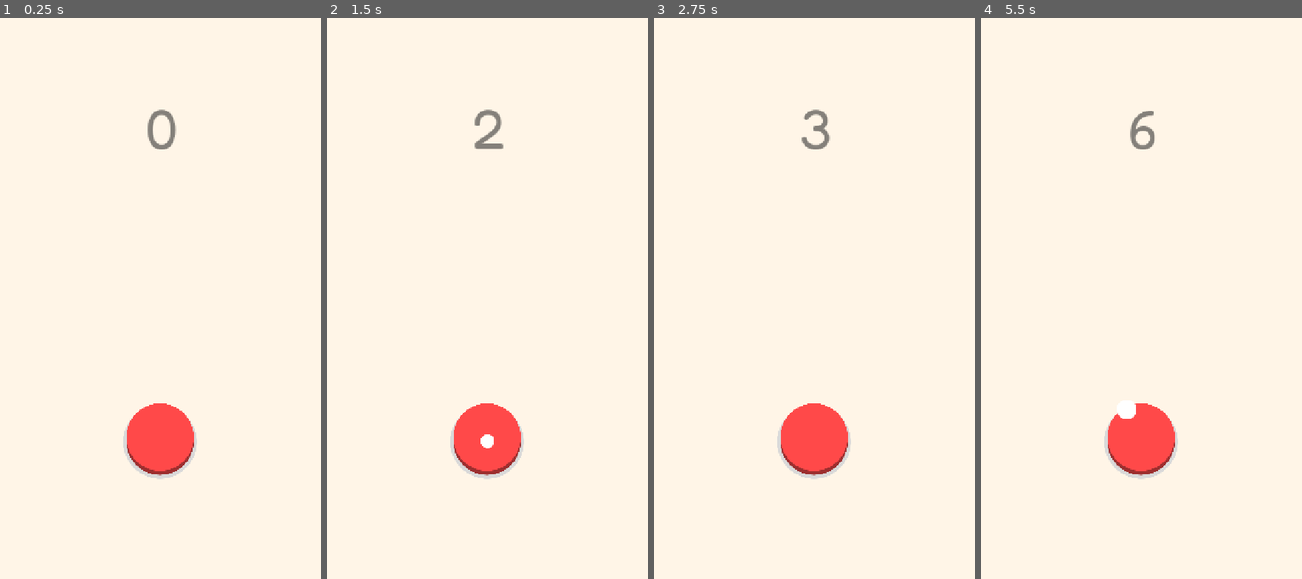
Above: before the commit, frames 1-4 (left to right).
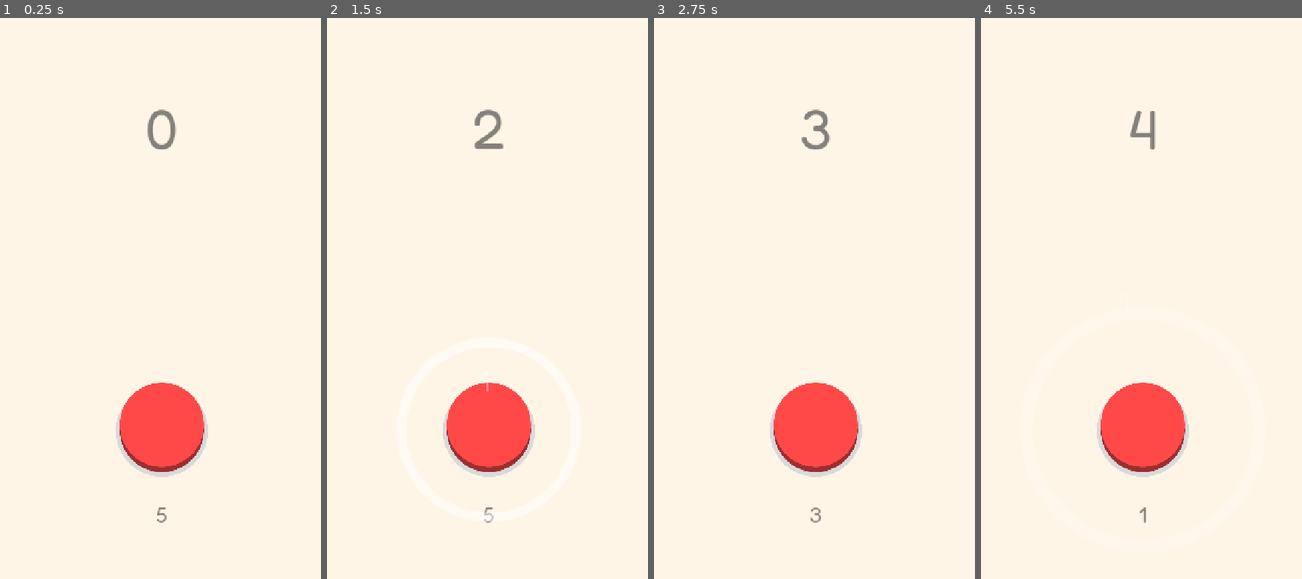
Above: after the commit, the same moments.

Repository: christianstrang/button-clicker
Game: Godot game, scene res://Scenes/Main.tscn
The game is run twice, just before and just after one commit, with the same random seed, the same clock (stepped at 60 frames per second) and the same inputs.
Inputs (mouse positions are in pixels of both pictures, inside the frame that each line leads up to):
- Up to frame 1 (0.25 s): no input
- Up to frame 2 (1.5 s): click (487, 438) at 0.52 s; click (487, 438) at 1.27 s
- Up to frame 3 (2.75 s): click (814, 438) at 2.02 s
- Up to frame 4 (5.5 s): move the mouse to (1215, 259) at 2.77 s; click (1215, 259) at 2.92 s; tap Enter at 3.5 s; move the mouse to (1077, 320) at 3.52 s; click (1077, 320) at 3.67 s; tap Space at 4.25 s; move the mouse to (1176, 163) at 4.27 s; click (1176, 163) at 4.42 s; move the mouse to (1125, 410) at 5.02 s; click (1125, 410) at 5.17 s

The runs differ from the first frame. In frame 1, 1.8% of the frame differs, in the area x 36-65%, y 65-90%; in frame 2, 1.9%; in frame 3, 1.8%; in frame 4, 2.2%, in the area x 36-65%, y 16-90%.

Commit message:
core game loop

Diff:
--- /dev/null
+++ b/Scenes/Button.tscn
@@ -0,0 +1,27 @@
+[gd_scene load_steps=6 format=3 uid="uid://d2a31vgtljoy2"]
+
+[ext_resource type="Script" uid="uid://dwo3rerpp7j0i" path="res://Scripts/Button.gd" id="1_0kpiu"]
+[ext_resource type="Texture2D" uid="uid://c7nclbh3pa3k1" path="res://Assets/GFX/Button.png" id="1_1cmwl"]
+[ext_resource type="Texture2D" uid="uid://btgtjp4t0rdfg" path="res://Assets/GFX/Button Pressed.png" id="3_smycg"]
+[ext_resource type="AudioStream" uid="uid://i7kdjy2bw35r" path="res://Assets/SFX/Click.mp3" id="4_iju5o"]
+
+[sub_resource type="CircleShape2D" id="CircleShape2D_1cmwl"]
+radius = 192.003
+
+[node name="Node2D" type="Node2D"]
+script = ExtResource("1_0kpiu")
+normal_texture = ExtResource("1_1cmwl")
+pressed_texture = ExtResource("3_smycg")
+
+[node name="Area2D" type="Area2D" parent="."]
+
+[node name="CollisionShape2D" type="CollisionShape2D" parent="Area2D"]
+shape = SubResource("CircleShape2D_1cmwl")
+
+[node name="Sprite2D" type="Sprite2D" parent="Area2D"]
+texture = ExtResource("1_1cmwl")
+
+[node name="ClickSound" type="AudioStreamPlayer" parent="."]
+stream = ExtResource("4_iju5o")
+
+[connection signal="input_event" from="Area2D" to="." method="_on_area_2d_input_event"]
--- /dev/null
+++ b/Scenes/Juice/NumberEffect.tscn
@@ -0,0 +1,88 @@
+[gd_scene load_steps=5 format=3 uid="uid://2fiitdwpxgh2"]
+
+[ext_resource type="FontFile" uid="uid://drlhlcvwjfxy0" path="res://Assets/Fonts/Fredoka-VariableFont_wdth,wght.ttf" id="1_xsnog"]
+
+[sub_resource type="Animation" id="Animation_f5wsp"]
+length = 0.3
+tracks/0/type = "value"
+tracks/0/imported = false
+tracks/0/enabled = true
+tracks/0/path = NodePath(".:position")
+tracks/0/interp = 1
+tracks/0/loop_wrap = true
+tracks/0/keys = {
+"times": PackedFloat32Array(0, 0.3),
+"transitions": PackedFloat32Array(1, 1),
+"update": 0,
+"values": [Vector2(0, 0), Vector2(0, -300)]
+}
+tracks/1/type = "value"
+tracks/1/imported = false
+tracks/1/enabled = true
+tracks/1/path = NodePath(".:modulate")
+tracks/1/interp = 1
+tracks/1/loop_wrap = true
+tracks/1/keys = {
+"times": PackedFloat32Array(0, 0.3),
+"transitions": PackedFloat32Array(1, 1),
+"update": 0,
+"values": [Color(1, 1, 1, 1), Color(1, 1, 1, 0)]
+}
+
+[sub_resource type="Animation" id="Animation_401d8"]
+resource_name = "fade_out"
+length = 0.3
+tracks/0/type = "value"
+tracks/0/imported = false
+tracks/0/enabled = true
+tracks/0/path = NodePath(".:scale")
+tracks/0/interp = 1
+tracks/0/loop_wrap = true
+tracks/0/keys = {
+"times": PackedFloat32Array(0, 0.3),
+"transitions": PackedFloat32Array(1, 1),
+"update": 0,
+"values": [Vector2(1, 1), Vector2(3, 3)]
+}
+tracks/1/type = "value"
+tracks/1/imported = false
+tracks/1/enabled = true
+tracks/1/path = NodePath(".:modulate")
+tracks/1/interp = 1
+tracks/1/loop_wrap = true
+tracks/1/keys = {
+"times": PackedFloat32Array(0, 0.3),
+"transitions": PackedFloat32Array(1, 1),
+"update": 0,
+"values": [Color(1, 1, 1, 1), Color(1, 1, 1, 0)]
+}
+
+[sub_resource type="AnimationLibrary" id="AnimationLibrary_d7s5f"]
+_data = {
+&"RESET": SubResource("Animation_f5wsp"),
+&"fade_out": SubResource("Animation_401d8")
+}
+
+[node name="Node2D" type="Node2D"]
+
+[node name="NumberUp" type="Label" parent="."]
+anchors_preset = 8
+anchor_left = 0.5
+anchor_top = 0.5
+anchor_right = 0.5
+anchor_bottom = 0.5
+offset_left = -18.0
+offset_top = -39.5
+offset_right = 18.0
+offset_bottom = 39.5
+grow_horizontal = 2
+grow_vertical = 2
+theme_override_fonts/font = ExtResource("1_xsnog")
+theme_override_font_sizes/font_size = 64
+text = "1"
+
+[node name="AnimationPlayer" type="AnimationPlayer" parent="NumberUp"]
+libraries = {
+&"": SubResource("AnimationLibrary_d7s5f")
+}
+autoplay = "RESET"
--- /dev/null
+++ b/Scenes/Juice/RingEffect.tscn
@@ -0,0 +1,75 @@
+[gd_scene load_steps=6 format=3 uid="uid://icb6lljuxur1"]
+
+[ext_resource type="Texture2D" uid="uid://dr5t5ksovbdq2" path="res://Assets/GFX/button ring.png" id="1_401d8"]
+[ext_resource type="Script" uid="uid://dh42kaoo4ymve" path="res://Scripts/Juice/QueueFreeScene.gd" id="2_f5wsp"]
+
+[sub_resource type="Animation" id="Animation_f5wsp"]
+length = 0.001
+tracks/0/type = "value"
+tracks/0/imported = false
+tracks/0/enabled = true
+tracks/0/path = NodePath(".:scale")
+tracks/0/interp = 1
+tracks/0/loop_wrap = true
+tracks/0/keys = {
+"times": PackedFloat32Array(0),
+"transitions": PackedFloat32Array(1),
+"update": 0,
+"values": [Vector2(1, 1)]
+}
+tracks/1/type = "value"
+tracks/1/imported = false
+tracks/1/enabled = true
+tracks/1/path = NodePath(".:modulate")
+tracks/1/interp = 1
+tracks/1/loop_wrap = true
+tracks/1/keys = {
+"times": PackedFloat32Array(0),
+"transitions": PackedFloat32Array(1),
+"update": 0,
+"values": [Color(1, 1, 1, 1)]
+}
+
+[sub_resource type="Animation" id="Animation_401d8"]
+resource_name = "fade_out"
+length = 0.3
+tracks/0/type = "value"
+tracks/0/imported = false
+tracks/0/enabled = true
+tracks/0/path = NodePath(".:scale")
+tracks/0/interp = 1
+tracks/0/loop_wrap = true
+tracks/0/keys = {
+"times": PackedFloat32Array(0, 0.3),
+"transitions": PackedFloat32Array(1, 1),
+"update": 0,
+"values": [Vector2(1, 1), Vector2(3, 3)]
+}
+tracks/1/type = "value"
+tracks/1/imported = false
+tracks/1/enabled = true
+tracks/1/path = NodePath(".:modulate")
+tracks/1/interp = 1
+tracks/1/loop_wrap = true
+tracks/1/keys = {
+"times": PackedFloat32Array(0, 0.3),
+"transitions": PackedFloat32Array(1, 1),
+"update": 0,
+"values": [Color(1, 1, 1, 1), Color(1, 1, 1, 0)]
+}
+
+[sub_resource type="AnimationLibrary" id="AnimationLibrary_d7s5f"]
+_data = {
+&"RESET": SubResource("Animation_f5wsp"),
+&"fade_out": SubResource("Animation_401d8")
+}
+
+[node name="Ring" type="Sprite2D"]
+texture = ExtResource("1_401d8")
+script = ExtResource("2_f5wsp")
+
+[node name="AnimationPlayer" type="AnimationPlayer" parent="."]
+libraries = {
+&"": SubResource("AnimationLibrary_d7s5f")
+}
+autoplay = "fade_out"
--- a/Scenes/Main.tscn
+++ b/Scenes/Main.tscn
@@ -1,13 +1,10 @@
-[gd_scene load_steps=12 format=3 uid="uid://b30hi7wfctvku"]
+[gd_scene load_steps=7 format=3 uid="uid://b30hi7wfctvku"]
 
 [ext_resource type="FontFile" uid="uid://drlhlcvwjfxy0" path="res://Assets/Fonts/Fredoka-VariableFont_wdth,wght.ttf" id="1_r150o"]
 [ext_resource type="Script" uid="uid://bc2iucegb51jx" path="res://Scripts/GameManager.gd" id="1_v1gob"]
-[ext_resource type="Texture2D" uid="uid://c7nclbh3pa3k1" path="res://Assets/GFX/Button.png" id="2_idj7w"]
 [ext_resource type="Script" uid="uid://b00ybvyc7e30l" path="res://Scripts/ScoreDisplay.gd" id="3_jw32o"]
-[ext_resource type="Texture2D" uid="uid://btgtjp4t0rdfg" path="res://Assets/GFX/Button Pressed.png" id="3_kln2b"]
-[ext_resource type="Script" uid="uid://cvyb5l7wfivgk" path="res://Scripts/Button.gd" id="6_50glp"]
-[ext_resource type="AudioStream" uid="uid://i7kdjy2bw35r" path="res://Assets/SFX/Click.mp3" id="7_jw32o"]
-[ext_resource type="Texture2D" uid="uid://ckoqi8pib2hk2" path="res://Assets/GFX/particle circle white.png" id="8_50glp"]
+[ext_resource type="Script" uid="uid://d1r5frbsl1ht4" path="res://Scripts/CountdownTimer.gd" id="4_pbw6q"]
+[ext_resource type="PackedScene" uid="uid://d2a31vgtljoy2" path="res://Scenes/Button.tscn" id="4_rgh2o"]
 
 [sub_resource type="FontVariation" id="FontVariation_idj7w"]
 base_font = ExtResource("1_r150o")
@@ -16,22 +13,13 @@
 2003265652: 400
 }
 
-[sub_resource type="Curve" id="Curve_50glp"]
-_data = [Vector2(0, 0.0088985), 0.0, 0.0, 0, 0, Vector2(0.412429, 1), 2.15823, 0.0, 0, 0]
-point_count = 2
-
-[sub_resource type="Gradient" id="Gradient_50glp"]
-colors = PackedColorArray(1, 1, 1, 1, 1, 1, 1, 0)
-
-[node name="UI" type="CanvasLayer"]
+[node name="Game" type="Node2D"]
 script = ExtResource("1_v1gob")
 
-[node name="Background" type="ColorRect" parent="."]
-anchors_preset = 15
-anchor_right = 1.0
-anchor_bottom = 1.0
-grow_horizontal = 2
-grow_vertical = 2
+[node name="ColorRect" type="ColorRect" parent="."]
+offset_right = 722.0
+offset_bottom = 1282.0
+mouse_filter = 2
 color = Color(1, 0.960784, 0.905882, 1)
 
 [node name="Score" type="Label" parent="."]
@@ -46,36 +34,18 @@
 horizontal_alignment = 1
 script = ExtResource("3_jw32o")
 
-[node name="Button" type="TextureButton" parent="."]
-custom_minimum_size = Vector2(400, 408)
-offset_left = 276.0
-offset_top = 883.0
-offset_right = 676.0
-offset_bottom = 1291.0
-scale = Vector2(0.4, 0.4)
-size_flags_horizontal = 4
-texture_normal = ExtResource("2_idj7w")
-texture_pressed = ExtResource("3_kln2b")
-script = ExtResource("6_50glp")
+[node name="Timer" type="Label" parent="."]
+offset_left = 20.0
+offset_top = 1093.0
+offset_right = 700.0
+offset_bottom = 1239.0
+theme_override_colors/font_color = Color(0.517647, 0.501961, 0.478431, 1)
+theme_override_fonts/font = SubResource("FontVariation_idj7w")
+theme_override_font_sizes/font_size = 48
+text = "5"
+horizontal_alignment = 1
+script = ExtResource("4_pbw6q")
 
-[node name="ClickSound" type="AudioStreamPlayer" parent="Button"]
-stream = ExtResource("7_jw32o")
-
-[node name="CPUParticles2D" type="CPUParticles2D" parent="Button"]
-position = Vector2(199, 192)
-emitting = false
-amount = 10
-texture = ExtResource("8_50glp")
-lifetime = 0.5
-one_shot = true
-explosiveness = 1.0
-local_coords = true
-direction = Vector2(0, 0)
-spread = 0.0
-gravity = Vector2(0, 0)
-scale_amount_min = 3.0
-scale_amount_max = 3.0
-scale_amount_curve = SubResource("Curve_50glp")
-color_ramp = SubResource("Gradient_50glp")
-
-[connection signal="pressed" from="Button" to="Button" method="_on_pressed"]
+[node name="Button" parent="." instance=ExtResource("4_rgh2o")]
+position = Vector2(360, 940)
+scale = Vector2(0.5, 0.5)
--- a/Scenes/NodeScene.tscn
+++ /dev/null
@@ -1,14 +0,0 @@
-[gd_scene load_steps=3 format=3 uid="uid://d2ya623ebns0v"]
-
-[sub_resource type="Gradient" id="Gradient_7dm0k"]
-colors = PackedColorArray(1, 0.960784, 0.905882, 1, 1, 0.960784, 0.905882, 1)
-
-[sub_resource type="GradientTexture2D" id="GradientTexture2D_ig7tw"]
-gradient = SubResource("Gradient_7dm0k")
-
-[node name="Node2D" type="Node2D"]
-
-[node name="Background" type="Sprite2D" parent="."]
-position = Vector2(362, 642.5)
-scale = Vector2(11.25, 19.9844)
-texture = SubResource("GradientTexture2D_ig7tw")
--- /dev/null
+++ b/Scenes/Shop.tscn
@@ -0,0 +1,123 @@
+[gd_scene load_steps=6 format=3 uid="uid://d1q8awpc7ga83"]
+
+[ext_resource type="PackedScene" uid="uid://b7mlbbcj65xxh" path="res://Scenes/Upgrade.tscn" id="1_iidq5"]
+[ext_resource type="Script" uid="uid://bpp604ihpkt8l" path="res://Scripts/Shop.gd" id="1_lagin"]
+[ext_resource type="FontFile" uid="uid://drlhlcvwjfxy0" path="res://Assets/Fonts/Fredoka-VariableFont_wdth,wght.ttf" id="2_e5ji4"]
+
+[sub_resource type="FontVariation" id="FontVariation_idj7w"]
+base_font = ExtResource("2_e5ji4")
+variation_opentype = {
+2003072104: 100,
+2003265652: 400
+}
+
+[sub_resource type="FontVariation" id="FontVariation_lagin"]
+base_font = ExtResource("2_e5ji4")
+variation_opentype = {
+2003072104: 100,
+2003265652: 400
+}
+
+[node name="Shop" type="Node2D"]
+script = ExtResource("1_lagin")
+
+[node name="ColorRect" type="ColorRect" parent="."]
+offset_right = 722.0
+offset_bottom = 1282.0
+mouse_filter = 2
+color = Color(1, 0.960784, 0.905882, 1)
+
+[node name="Shop" type="Label" parent="."]
+offset_left = 19.0
+offset_top = 41.0
+offset_right = 699.0
+offset_bottom = 120.0
+theme_override_colors/font_color = Color(0.517647, 0.501961, 0.478431, 1)
+theme_override_fonts/font = SubResource("FontVariation_idj7w")
+theme_override_font_sizes/font_size = 64
+text = "Shop"
+horizontal_alignment = 1
+
+[node name="CurrencyOLD" type="Label" parent="."]
+visible = false
+anchors_preset = 5
+anchor_left = 0.5
+anchor_right = 0.5
+offset_left = 18.0
+offset_top = 122.0
+offset_right = 698.0
+offset_bottom = 205.0
+grow_horizontal = 2
+size_flags_horizontal = 4
+theme_override_colors/font_color = Color(0.517647, 0.501961, 0.478431, 1)
+theme_override_fonts/font = SubResource("FontVariation_idj7w")
+theme_override_font_sizes/font_size = 48
+text = "0₡"
+horizontal_alignment = 1
+vertical_alignment = 1
+
+[node name="Currency" type="RichTextLabel" parent="."]
+anchors_preset = 5
+anchor_left = 0.5
+anchor_right = 0.5
+offset_left = 18.0
+offset_top = 122.0
+offset_right = 698.0
+offset_bottom = 205.0
+grow_horizontal = 2
+size_flags_horizontal = 4
+theme_override_colors/default_color = Color(0.517647, 0.501961, 0.478431, 1)
+theme_override_fonts/normal_font = SubResource("FontVariation_lagin")
+theme_override_font_sizes/normal_font_size = 64
+bbcode_enabled = true
+text = " 0[font_size=42]₡[/font_size]"
+horizontal_alignment = 1
+vertical_alignment = 1
+
+[node name="UI" type="Control" parent="."]
+layout_mode = 3
+anchors_preset = 0
+offset_right = 40.0
+offset_bottom = 40.0
+
+[node name="ScrollContainer" type="ScrollContainer" parent="UI"]
+layout_mode = 0
+offset_left = 23.0
+offset_top = 222.0
+offset_right = 695.0
+offset_bottom = 1147.0
+
+[node name="VBoxContainer" type="VBoxContainer" parent="UI/ScrollContainer"]
+layout_mode = 2
+size_flags_horizontal = 6
+size_flags_vertical = 3
+theme_override_constants/separation = 20
+
+[node name="Upgrade" parent="UI/ScrollContainer/VBoxContainer" instance=ExtResource("1_iidq5")]
+layout_mode = 2
+
+[node name="Stats" type="RichTextLabel" parent="."]
+anchors_preset = 5
+anchor_left = 0.5
+anchor_right = 0.5
+offset_left = 18.0
+offset_top = 1182.0
+offset_right = 698.0
+offset_bottom = 1265.0
+grow_horizontal = 2
+size_flags_horizontal = 4
+theme_override_colors/default_color = Color(0.517647, 0.501961, 0.478431, 1)
+theme_override_fonts/normal_font = SubResource("FontVariation_lagin")
+theme_override_font_sizes/normal_font_size = 18
+bbcode_enabled = true
+text = "Highscore: 0
+Lifetime: 0
+Raw Clicks: 0"
+vertical_alignment = 1
+
+[node name="Button" type="Button" parent="."]
+offset_left = 516.0
+offset_top = 60.0
+offset_right = 691.0
+offset_bottom = 125.0
+text = "One more Round"
--- /dev/null
+++ b/Scenes/Upgrade.tscn
@@ -0,0 +1,51 @@
+[gd_scene load_steps=6 format=3 uid="uid://b7mlbbcj65xxh"]
+
+[ext_resource type="Texture2D" uid="uid://dxq30yt608b4m" path="res://Assets/GFX/Upgrade.png" id="1_kr20n"]
+[ext_resource type="Script" uid="uid://ckbfsnhem540v" path="res://Scripts/Upgrade.gd" id="2_pt5ib"]
+[ext_resource type="Texture2D" uid="uid://dnrujlw5la4pn" path="res://Assets/GFX/Upgrade Pressed.png" id="3_q44um"]
+[ext_resource type="FontFile" uid="uid://drlhlcvwjfxy0" path="res://Assets/Fonts/Fredoka-VariableFont_wdth,wght.ttf" id="4_cj77a"]
+
+[sub_resource type="FontVariation" id="FontVariation_lagin"]
+base_font = ExtResource("4_cj77a")
+variation_opentype = {
+2003072104: 100,
+2003265652: 500
+}
+
+[node name="Upgrade" type="TextureRect"]
+texture = ExtResource("1_kr20n")
+stretch_mode = 2
+script = ExtResource("2_pt5ib")
+normal_texture = ExtResource("1_kr20n")
+pressed_texture = ExtResource("3_q44um")
+
+[node name="MarginContainer" type="MarginContainer" parent="."]
+layout_mode = 1
+anchors_preset = 15
+anchor_right = 1.0
+anchor_bottom = 1.0
+grow_horizontal = 2
+grow_vertical = 2
+theme_override_constants/margin_left = 20
+theme_override_constants/margin_top = 20
+theme_override_constants/margin_right = 20
+theme_override_constants/margin_bottom = 20
+
+[node name="VBoxContainer" type="VBoxContainer" parent="MarginContainer"]
+layout_mode = 2
+
+[node name="Name" type="Label" parent="MarginContainer/VBoxContainer"]
+layout_mode = 2
+theme_override_fonts/font = SubResource("FontVariation_lagin")
+theme_override_font_sizes/font_size = 24
+text = "Name"
+horizontal_alignment = 1
+
+[node name="Cost" type="Label" parent="MarginContainer/VBoxContainer"]
+layout_mode = 2
+theme_override_fonts/font = SubResource("FontVariation_lagin")
+theme_override_font_sizes/font_size = 24
+text = "Cost: 10"
+horizontal_alignment = 1
+
+[connection signal="gui_input" from="." to="." method="_on_gui_input"]
--- a/Scripts/Button.gd
+++ b/Scripts/Button.gd
@@ -1,13 +1,35 @@
-extends Node
+extends Node2D
+
+const RingEffect = preload("res://Scenes/Juice/RingEffect.tscn")
+const NumberEffect = preload("res://Scenes/Juice/NumberEffect.tscn")
+
+@export var normal_texture: Texture2D
+@export var pressed_texture: Texture2D
+@onready var sprite = $Area2D/Sprite2D
 
 @onready var click_sound: AudioStreamPlayer = $ClickSound
-@onready var cpu_particles_2d: CPUParticles2D = $CPUParticles2D
 
-func _on_pressed():
-	cpu_particles_2d.global_position = get_viewport().get_mouse_position()
-	cpu_particles_2d.restart()
-	cpu_particles_2d.emitting = true
+func _ready():
+	sprite.texture = normal_texture
 
+func _on_area_2d_input_event(viewport, event, shape_idx):
+	if event is InputEventMouseButton and event.button_index == MOUSE_BUTTON_LEFT:
+		if event.pressed:
+			sprite.texture = pressed_texture
+		else:
+			sprite.texture = normal_texture
+			if get_rect().has_point(to_local(event.position)):
+				_on_click(event)
+
+func _on_click(event):
+
+	var ringEffect = RingEffect.instantiate()
+	add_child(ringEffect)
+
+	var numberEffect = NumberEffect.instantiate()
+	print(event.position)
+	numberEffect.global_position = event.position + Vector2(-20, -20) #hack: better offset positioning
+	get_tree().get_root().add_child(numberEffect)
 
 	# Random pitch between 0.8 and 1.2
 	click_sound.pitch_scale = randf_range(0.92, 1.08)
@@ -15,3 +37,9 @@
 
 	# Call score increment
 	GameManager.increment_score()
+
+func get_rect() -> Rect2:
+	return Rect2(
+		-sprite.texture.get_size() * 0.5,
+		sprite.texture.get_size()
+	)
--- /dev/null
+++ b/Scripts/CountdownTimer.gd
@@ -0,0 +1,48 @@
+extends Label
+
+var timer_started = false
+var time_remaining = 5
+var countdown_timer = null
+var first_click_received = false
+
+func _ready():
+	# Set initial text
+	text = str(time_remaining)
+
+	# Create the timer
+	countdown_timer = Timer.new()
+	countdown_timer.wait_time = 1.0
+	countdown_timer.one_shot = false
+	countdown_timer.connect("timeout", _on_countdown_timeout)
+	add_child(countdown_timer)
+
+	# Connect to GameManager's currency_changed signal to detect first click
+	GameManager.connect("currency_changed", _on_currency_changed)
+
+func _on_currency_changed(new_currency):
+	# Start the timer on first click
+	if not first_click_received:
+		first_click_received = true
+		start_timer()
+
+func start_timer():
+	if not timer_started:
+		timer_started = true
+		countdown_timer.start()
+
+func _on_countdown_timeout():
+	time_remaining -= 1
+	text = str(time_remaining)
+
+	if time_remaining <= 0:
+		countdown_timer.stop()
+		# Transition to shop/upgrade page
+		get_tree().change_scene_to_file("res://Scenes/Shop.tscn")
+
+func reset():
+	# Reset timer variables
+	timer_started = false
+	first_click_received = false
+	time_remaining = 5
+	text = str(time_remaining)
+	countdown_timer.stop()
--- a/Scripts/GameManager.gd
+++ b/Scripts/GameManager.gd
@@ -1,11 +1,12 @@
 extends Node
 
-signal score_changed(new_score)
-var score = 0
+signal currency_changed(new_currency)
+var currency = 0
+var click_power = 1
 
 func _ready():
 	pass
 
 func increment_score():
-	score += 1
-	emit_signal("score_changed", score)
+	currency += click_power
+	emit_signal("currency_changed", currency)
--- /dev/null
+++ b/Scripts/Juice/QueueFreeScene.gd
@@ -0,0 +1,10 @@
+# EffectBase.gd
+extends Node
+
+func _ready():
+	# Auto-connect to AnimationPlayer if present
+	if has_node("AnimationPlayer"):
+		$AnimationPlayer.animation_finished.connect(_on_animation_finished)
+
+func _on_animation_finished(_anim_name):
+	queue_free()
--- a/Scripts/ScoreDisplay.gd
+++ b/Scripts/ScoreDisplay.gd
@@ -1,9 +1,9 @@
 extends Node
 
-@onready var score: Label = $"."
+@onready var currency: Label = $"."
 
 func _ready():
-	GameManager.score_changed.connect(_on_score_changed)
+	GameManager.currency_changed.connect(_on_currency_changed)
 
-func _on_score_changed(new_score):
-	self.text = str(new_score)
+func _on_currency_changed(new_currency):
+	self.text = str(new_currency)
--- /dev/null
+++ b/Scripts/Shop.gd
@@ -0,0 +1,23 @@
+extends Node2D
+
+@onready var currency: RichTextLabel = $Currency
+@onready var upgrade_container: VBoxContainer = $UI/ScrollContainer/VBoxContainer
+
+func _ready():
+	currency.text = str(GameManager.currency) + "[font_size=42]₡[/font_size]"
+	populate_upgrades()
+	pass
+
+func populate_upgrades():
+
+	# Clear existing children
+	for child in upgrade_container.get_children():
+		child.queue_free()
+
+	var available_upgrades = UpgradeManager.upgrades
+
+	for upgrade in UpgradeManager.upgrades:
+		var item = load("res://Scenes/Upgrade.tscn").instantiate()
+		item.set_upgrade_data(upgrade)
+		#item.connect("purchase_pressed", _on_upgrade_purchased)
+		upgrade_container.add_child(item)
--- /dev/null
+++ b/Scripts/Upgrade.gd
@@ -0,0 +1,36 @@
+extends Control
+
+@export var normal_texture: Texture
+@export var pressed_texture: Texture
+#@onready var click_sound: AudioStreamPlayer = $ClickSound
+
+func _ready():
+	self.texture = normal_texture
+	pass
+
+func _on_gui_input(event):
+	if event is InputEventMouseButton:
+		if event.button_index == MOUSE_BUTTON_LEFT:
+			if event.pressed:
+				# Switch to pressed texture when clicked
+				if pressed_texture:
+					self.texture = pressed_texture
+			else:
+				self.texture = normal_texture
+
+func set_upgrade_data(upgrade):
+	print(upgrade)
+
+	var name_label: Label = $MarginContainer/VBoxContainer/Name
+	var cost_label: Label = $MarginContainer/VBoxContainer/Cost
+
+	# Set the name if you have a label for it
+	name_label.text = upgrade.name
+	cost_label.text = "Cost: " + str(upgrade.cost)
+
+func buy_upgrade():
+	GameManager.click_power +1;
+	pass
+	# check if conditions are met
+	# apply upgrade
+	# update upgrade costs
--- /dev/null
+++ b/Scripts/UpgradeManager.gd
@@ -0,0 +1,34 @@
+extends Node
+
+var upgrades = [
+	{
+		"id": "time_increase",
+		"name": "More Time",
+		"description": "Increase Timer by one second",
+		"cost": 10,
+		"effect": "increase_time_value",
+		"effect_value": 1,
+		"cost_progression": 1.2,
+		"max_upgrades": 55
+	},
+	{
+		"id": "click_power",
+		"name": "Click Power",
+		"description": "Increase click value by 1",
+		"cost": 100,
+		"effect": "increase_click_value",
+		"effect_value": 1,
+		"cost_progression": 3,
+		"max_upgrades": 10
+	},
+	{
+		"id": "unlock_more_upgrades",
+		"name": "More Upgrades",
+		"description": "Unlock additional upgrades",
+		"cost": 10000,
+		"effect": "unlock_upgrades",
+		"effect_value": 1,
+		"cost_progression": 10,
+		"max_upgrades": 10
+	},
+]
--- a/project.godot
+++ b/project.godot
@@ -18,6 +18,7 @@
 [autoload]
 
 GameManager="*res://Scripts/GameManager.gd"
+UpgradeManager="*res://Scripts/UpgradeManager.gd"
 
 [display]
 
@@ -34,6 +35,10 @@
 ]
 }
 
+[input_devices]
+
+pointing/emulate_touch_from_mouse=true
+
 [rendering]
 
 renderer/rendering_method="mobile"
Binary file added: Assets/GFX/Upgrade Pressed.png
Not shown, added: Assets/GFX/Upgrade Pressed.png.import
Binary file added: Assets/GFX/Upgrade.png
Not shown, added: Assets/GFX/Upgrade.png.import
Binary file added: Assets/GFX/button circle.png
Not shown, added: Assets/GFX/button circle.png.import
Binary file added: Assets/GFX/button ring.png
Not shown, added: Assets/GFX/button ring.png.import
Not shown, changed: Scripts/Button.gd.uid
Not shown, added: Scripts/CountdownTimer.gd.uid
Not shown, added: Scripts/Juice/QueueFreeScene.gd.uid
Not shown, added: Scripts/Shop.gd.uid
(and 9 more such lines)
